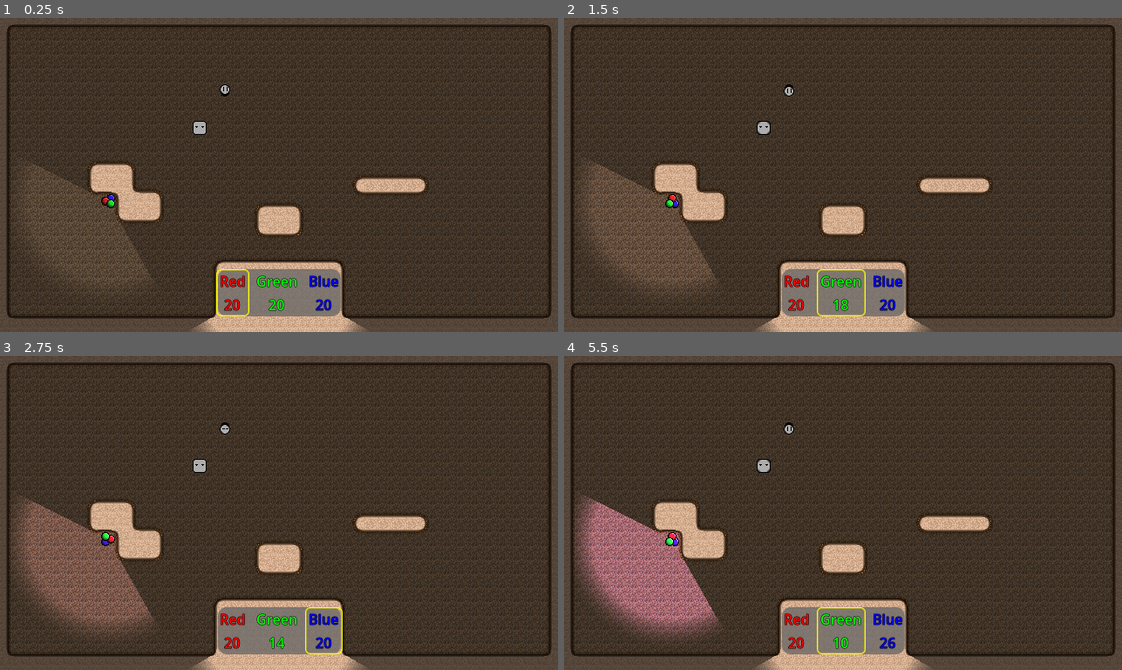
Above: before the commit, frames 1-4 (two rows, left to right).
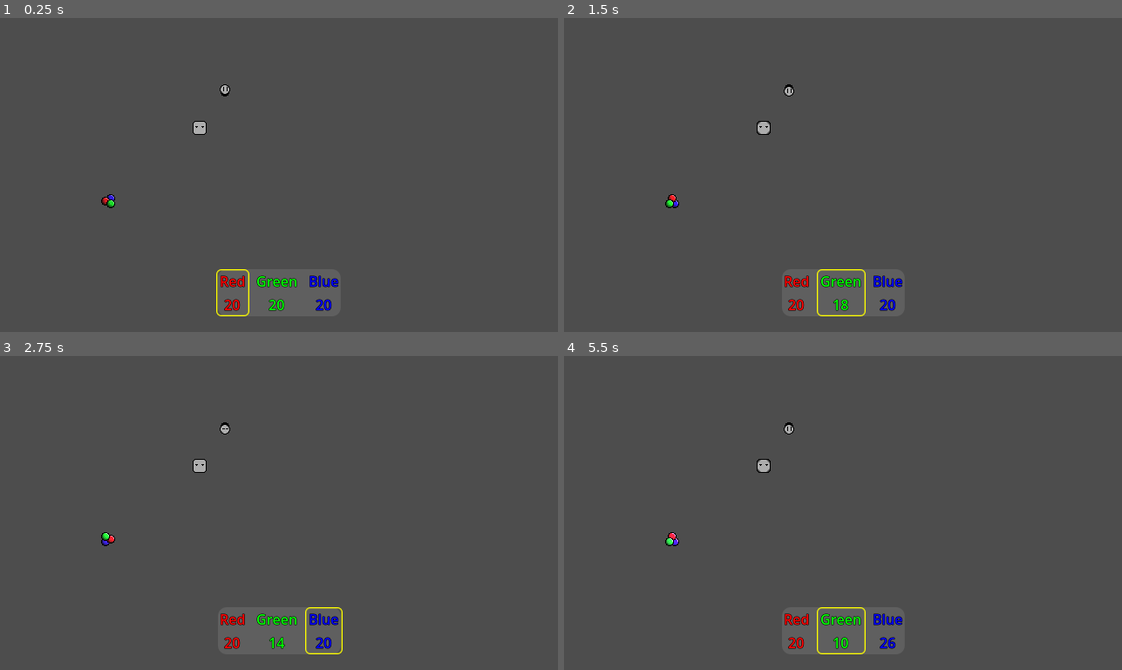
Above: after the commit, the same moments.

Repository: Degenerate-Games/shadows-below
Game: Godot game, scene res://scenes/sprite_Test.tscn
Same seed, same stepped clock (60 frames per second), same inputs: the game is played once before the commit and once after it.
Inputs:
- Up to frame 1 (0.25 s): no input
- Up to frame 2 (1.5 s): hold L (mixing_ui_right) 0.53-1.28 s; hold K (mixing_ui_down) from 1.28 s (still down)
- Up to frame 3 (2.75 s): release K (mixing_ui_down) at 2.03 s; hold L (mixing_ui_right) from 2.03 s (still down)
- Up to frame 4 (5.5 s): tap Enter at 2.75 s; release L (mixing_ui_right) at 2.78 s; hold I (mixing_ui_up) 2.78-3.53 s; hold J (mixing_ui_left) 3.53-5.03 s; hold K (mixing_ui_down) from 5.03 s (still down)

The runs differ from the first frame. In frame 1, 86% of the frame differs, in the area x 0-100%, y 0-100%; in frame 2, 87%; in frame 3, 87%; in frame 4, 88%.

Commit message:
Move tileset into external resource, split walls and floor on tilemap

Diff:
--- a/scenes/sprite_Test.tscn
+++ b/scenes/sprite_Test.tscn
@@ -1,8 +1,8 @@
-[gd_scene load_steps=35 format=3 uid="uid://1vullgdq6euv"]
+[gd_scene load_steps=30 format=3 uid="uid://1vullgdq6euv"]
 
 [ext_resource type="Texture2D" uid="uid://b0u655oc16fjh" path="res://assets/sprites/light1_idle.png" id="2_ju20j"]
 [ext_resource type="Texture2D" uid="uid://bsg68icdrfnn5" path="res://assets/sprites/light2_idle.png" id="3_2oxgm"]
-[ext_resource type="Texture2D" uid="uid://cngkh8xs6yovm" path="res://assets/levels/dirt/dirtLevel_Tilemap.png" id="4_01l63"]
+[ext_resource type="TileSet" uid="uid://ckaqj3x6ln0ft" path="res://assets/levels/dirt/dirt_tileset.tres" id="4_kv3r2"]
 [ext_resource type="PackedScene" uid="uid://rfo2dnxunaxo" path="res://scenes/color_mixing_ui.tscn" id="5_3bj74"]
 [ext_resource type="PackedScene" uid="uid://b0no58d1y44c4" path="res://scenes/player.tscn" id="6_oc0o4"]
 
@@ -134,261 +134,15 @@
 "speed": 8.0
 }]
 
-[sub_resource type="TileMapPattern" id="TileMapPattern_y6k0c"]
-tile_data = PackedInt32Array(0, 0, 0, 65536, 0, 1, 131072, 0, 2, 196608, 65536, 4, 262144, 65536, 4, 1, 65536, 0, 65537, 65536, 1, 131073, 65536, 3, 196609, 65536, 4, 262145, 65536, 4, 2, 65536, 0, 65538, 65536, 1, 131074, 131072, 3, 196610, 0, 1, 262146, 0, 2, 3, 131072, 0, 65539, 131072, 1, 131075, 0, 5, 196611, 65536, 1, 262147, 65536, 2, 4, 65536, 4, 65540, 65536, 4, 131076, 65536, 5, 196612, 65536, 1, 262148, 65536, 2, 5, 65536, 4, 65541, 65536, 4, 131077, 131072, 0, 196613, 131072, 1, 262149, 131072, 2)
-
-[sub_resource type="TileMapPattern" id="TileMapPattern_edbrh"]
-tile_data = PackedInt32Array(0, 0, 0, 65536, 0, 1, 131072, 0, 2, 1, 65536, 0, 65537, 65536, 1, 131073, 65536, 2, 2, 65536, 0, 65538, 65536, 1, 131074, 65536, 2, 3, 131072, 0, 65539, 131072, 1, 131075, 131072, 2)
-
-[sub_resource type="TileMapPattern" id="TileMapPattern_cina8"]
-tile_data = PackedInt32Array(0, 0, 0, 65536, 0, 2, 1, 65536, 0, 65537, 65536, 2, 2, 65536, 0, 65538, 65536, 2, 3, 65536, 0, 65539, 65536, 2, 4, 65536, 0, 65540, 65536, 2, 5, 131072, 0, 65541, 131072, 2)
-
-[sub_resource type="TileSetAtlasSource" id="TileSetAtlasSource_03nk4"]
-texture = ExtResource("4_01l63")
-0:0/0 = 0
-0:0/0/physics_layer_0/linear_velocity = Vector2(0, 0)
-0:0/0/physics_layer_0/angular_velocity = 0.0
-0:0/0/physics_layer_0/polygon_0/points = PackedVector2Array(4, -4, -4, 4, -4, 8, 8, 8, 8, -4)
-1:0/0 = 0
-1:0/0/physics_layer_0/linear_velocity = Vector2(0, 0)
-1:0/0/physics_layer_0/angular_velocity = 0.0
-1:0/0/physics_layer_0/polygon_0/points = PackedVector2Array(0, -4, -8, -4, -8, 8, 8, 8, 8, -4)
-2:0/0 = 0
-2:0/0/physics_layer_0/linear_velocity = Vector2(0, 0)
-2:0/0/physics_layer_0/angular_velocity = 0.0
-2:0/0/physics_layer_0/polygon_0/points = PackedVector2Array(-4, -4, -8, -4, -8, 8, 4, 8, 4, 4)
-3:0/0 = 0
-3:0/0/physics_layer_0/linear_velocity = Vector2(0, 0)
-3:0/0/physics_layer_0/angular_velocity = 0.0
-4:0/0 = 0
-4:0/0/physics_layer_0/linear_velocity = Vector2(0, 0)
-4:0/0/physics_layer_0/angular_velocity = 0.0
-4:0/0/physics_layer_0/polygon_0/points = PackedVector2Array(-4, -4, 8, -4, 8, 4, 4, 4, 4, 8, -4, 8)
-5:0/0 = 0
-5:0/0/physics_layer_0/linear_velocity = Vector2(0, 0)
-5:0/0/physics_layer_0/angular_velocity = 0.0
-5:0/0/physics_layer_0/polygon_0/points = PackedVector2Array(-8, -4, 8, -4, 8, 4, -8, 4)
-6:0/0 = 0
-6:0/0/physics_layer_0/linear_velocity = Vector2(0, 0)
-6:0/0/physics_layer_0/angular_velocity = 0.0
-6:0/0/physics_layer_0/polygon_0/points = PackedVector2Array(-8, -4, 3.93328, -4, 4, 8, -4, 8, -4.11006, 4, -8, 4)
-7:0/0 = 0
-7:0/0/physics_layer_0/linear_velocity = Vector2(0, 0)
-7:0/0/physics_layer_0/angular_velocity = 0.0
-7:0/0/physics_layer_0/polygon_0/points = PackedVector2Array(4, -4, -4, -4, -4, 4, 4, 4)
-0:1/0 = 0
-0:1/0/physics_layer_0/linear_velocity = Vector2(0, 0)
-0:1/0/physics_layer_0/angular_velocity = 0.0
-0:1/0/physics_layer_0/polygon_0/points = PackedVector2Array(-4, -8, -4, 8, 4, 8, 8, 8, 8, -8)
-1:1/0 = 0
-1:1/0/physics_layer_0/linear_velocity = Vector2(0, 0)
-1:1/0/physics_layer_0/angular_velocity = 0.0
-1:1/0/physics_layer_0/polygon_0/points = PackedVector2Array(-8, -8, -8, 8, 8, 8, 8, -8)
-2:1/0 = 0
-2:1/0/physics_layer_0/linear_velocity = Vector2(0, 0)
-2:1/0/physics_layer_0/angular_velocity = 0.0
-2:1/0/physics_layer_0/polygon_0/points = PackedVector2Array(-8, -8, -8, 8, 4, 8, 4, 4, 4, -8)
-3:1/0 = 0
-3:1/0/physics_layer_0/linear_velocity = Vector2(0, 0)
-3:1/0/physics_layer_0/angular_velocity = 0.0
-3:1/0/physics_layer_0/polygon_0/points = PackedVector2Array(4, -4, 0, -5.33333, -4, -4, -5.33333, 0, -4, 4, 0, 5.33333, 4, 4, 5.33333, 0)
-4:1/0 = 0
-4:1/0/physics_layer_0/linear_velocity = Vector2(0, 0)
-4:1/0/physics_layer_0/angular_velocity = 0.0
-4:1/0/physics_layer_0/polygon_0/points = PackedVector2Array(4, -8, -4, -8, -4, 8, 4, 8)
-5:1/0 = 0
-5:1/0/physics_layer_0/linear_velocity = Vector2(0, 0)
-5:1/0/physics_layer_0/angular_velocity = 0.0
-6:1/0 = 0
-6:1/0/physics_layer_0/linear_velocity = Vector2(0, 0)
-6:1/0/physics_layer_0/angular_velocity = 0.0
-6:1/0/physics_layer_0/polygon_0/points = PackedVector2Array(4, -8, -4, -8, -4, 8, 4, 8)
-7:1/0 = 0
-7:1/0/physics_layer_0/linear_velocity = Vector2(0, 0)
-7:1/0/physics_layer_0/angular_velocity = 0.0
-0:2/0 = 0
-0:2/0/physics_layer_0/linear_velocity = Vector2(0, 0)
-0:2/0/physics_layer_0/angular_velocity = 0.0
-0:2/0/physics_layer_0/polygon_0/points = PackedVector2Array(-4, -8, -4, -4, 4, 4, 8, 4, 8, -8)
-1:2/0 = 0
-1:2/0/physics_layer_0/linear_velocity = Vector2(0, 0)
-1:2/0/physics_layer_0/angular_velocity = 0.0
-1:2/0/physics_layer_0/polygon_0/points = PackedVector2Array(-8, -8, -8, 4, 0, 4, 8, 4, 8, -8)
-2:2/0 = 0
-2:2/0/physics_layer_0/linear_velocity = Vector2(0, 0)
-2:2/0/physics_layer_0/angular_velocity = 0.0
-2:2/0/physics_layer_0/polygon_0/points = PackedVector2Array(-8, -8, -8, 4, -4, 4, 4, -4, 4, -8)
-3:2/0 = 0
-3:2/0/physics_layer_0/linear_velocity = Vector2(0, 0)
-3:2/0/physics_layer_0/angular_velocity = 0.0
-4:2/0 = 0
-4:2/0/physics_layer_0/linear_velocity = Vector2(0, 0)
-4:2/0/physics_layer_0/angular_velocity = 0.0
-4:2/0/physics_layer_0/polygon_0/points = PackedVector2Array(-4, -8, 4, -8, 4, -4, 8, -4, 8, 4, -4, 4)
-5:2/0 = 0
-5:2/0/physics_layer_0/linear_velocity = Vector2(0, 0)
-5:2/0/physics_layer_0/angular_velocity = 0.0
-5:2/0/physics_layer_0/polygon_0/points = PackedVector2Array(8, -4, -8, -4, -8, 4, 8, 4)
-6:2/0 = 0
-6:2/0/physics_layer_0/linear_velocity = Vector2(0, 0)
-6:2/0/physics_layer_0/angular_velocity = 0.0
-6:2/0/physics_layer_0/polygon_0/points = PackedVector2Array(4, -8, -4, -8, -4, -4, -8, -4, -8, 4, 4, 4)
-7:2/0 = 0
-7:2/0/physics_layer_0/linear_velocity = Vector2(0, 0)
-7:2/0/physics_layer_0/angular_velocity = 0.0
-0:3/0 = 0
-0:3/0/physics_layer_0/linear_velocity = Vector2(0, 0)
-0:3/0/physics_layer_0/angular_velocity = 0.0
-0:3/0/physics_layer_0/polygon_0/points = PackedVector2Array(-8, -8, -8, 8, 4, 8, 8, 4, 8, -8)
-1:3/0 = 0
-1:3/0/physics_layer_0/linear_velocity = Vector2(0, 0)
-1:3/0/physics_layer_0/angular_velocity = 0.0
-1:3/0/physics_layer_0/polygon_0/points = PackedVector2Array(-8, -8, -8, 4, 8, 4, 8, -8)
-2:3/0 = 0
-2:3/0/physics_layer_0/linear_velocity = Vector2(0, 0)
-2:3/0/physics_layer_0/angular_velocity = 0.0
-2:3/0/physics_layer_0/polygon_0/points = PackedVector2Array(-8, -8, -8, 4, -4, 8, 8, 8, 8, -8)
-3:3/0 = 0
-3:3/0/physics_layer_0/linear_velocity = Vector2(0, 0)
-3:3/0/physics_layer_0/angular_velocity = 0.0
-4:3/0 = 0
-4:3/0/physics_layer_0/linear_velocity = Vector2(0, 0)
-4:3/0/physics_layer_0/angular_velocity = 0.0
-4:3/0/physics_layer_0/polygon_0/points = PackedVector2Array(4, -8, -4, -8, -4, 4, 4, 4)
-5:3/0 = 0
-5:3/0/physics_layer_0/linear_velocity = Vector2(0, 0)
-5:3/0/physics_layer_0/angular_velocity = 0.0
-5:3/0/physics_layer_0/polygon_0/points = PackedVector2Array(4, -4, -4, -4, -4, 8, 4, 8)
-6:3/0 = 0
-6:3/0/physics_layer_0/linear_velocity = Vector2(0, 0)
-6:3/0/physics_layer_0/angular_velocity = 0.0
-6:3/0/physics_layer_0/polygon_0/points = PackedVector2Array(8, -4, -4, -4, -4, 4, 8, 4)
-7:3/0 = 0
-7:3/0/physics_layer_0/linear_velocity = Vector2(0, 0)
-7:3/0/physics_layer_0/angular_velocity = 0.0
-7:3/0/physics_layer_0/polygon_0/points = PackedVector2Array(4, -4, -8, -4, -8, 4, 4, 4)
-0:4/0 = 0
-0:4/0/physics_layer_0/linear_velocity = Vector2(0, 0)
-0:4/0/physics_layer_0/angular_velocity = 0.0
-0:4/0/physics_layer_0/polygon_0/points = PackedVector2Array(-8, -8, -8, 8, 4, 8, 4, -8)
-1:4/0 = 0
-1:4/0/physics_layer_0/linear_velocity = Vector2(0, 0)
-1:4/0/physics_layer_0/angular_velocity = 0.0
-2:4/0 = 0
-2:4/0/physics_layer_0/linear_velocity = Vector2(0, 0)
-2:4/0/physics_layer_0/angular_velocity = 0.0
-2:4/0/physics_layer_0/polygon_0/points = PackedVector2Array(-4, -8, -4, 8, 8, 8, 8, -8)
-3:4/0 = 0
-3:4/0/physics_layer_0/linear_velocity = Vector2(0, 0)
-3:4/0/physics_layer_0/angular_velocity = 0.0
-4:4/0 = 0
-4:4/0/physics_layer_0/linear_velocity = Vector2(0, 0)
-4:4/0/physics_layer_0/angular_velocity = 0.0
-4:4/0/physics_layer_0/polygon_0/points = PackedVector2Array(-8, -4, -4, -4, -4, -8, 4, -8, 4, -4, 8, -4, 8, 4, -8, 4)
-5:4/0 = 0
-5:4/0/physics_layer_0/linear_velocity = Vector2(0, 0)
-5:4/0/physics_layer_0/angular_velocity = 0.0
-5:4/0/physics_layer_0/polygon_0/points = PackedVector2Array(-8, 4, -4, 4, -4, 8, 4, 8, 4, 4, 8, 4, 8, -4, -8, -4)
-6:4/0 = 0
-6:4/0/physics_layer_0/linear_velocity = Vector2(0, 0)
-6:4/0/physics_layer_0/angular_velocity = 0.0
-6:4/0/physics_layer_0/polygon_0/points = PackedVector2Array(4, 8, 4, 4, 8, 4, 8, -4, 4, -4, 4, -8, -4, -8, -4, 8)
-7:4/0 = 0
-7:4/0/physics_layer_0/linear_velocity = Vector2(0, 0)
-7:4/0/physics_layer_0/angular_velocity = 0.0
-7:4/0/physics_layer_0/polygon_0/points = PackedVector2Array(-4, 8, -4, 4, -8, 4, -8, -4, -4, -4, -4, -8, 4, -8, 4, 8)
-0:5/0 = 0
-0:5/0/physics_layer_0/linear_velocity = Vector2(0, 0)
-0:5/0/physics_layer_0/angular_velocity = 0.0
-0:5/0/physics_layer_0/polygon_0/points = PackedVector2Array(-8, -8, -8, 8, 8, 8, 8, -4, 4, -8)
-1:5/0 = 0
-1:5/0/physics_layer_0/linear_velocity = Vector2(0, 0)
-1:5/0/physics_layer_0/angular_velocity = 0.0
-1:5/0/physics_layer_0/polygon_0/points = PackedVector2Array(-8, -4, -8, 8, 8, 8, 8, -4)
-2:5/0 = 0
-2:5/0/physics_layer_0/linear_velocity = Vector2(0, 0)
-2:5/0/physics_layer_0/angular_velocity = 0.0
-2:5/0/physics_layer_0/polygon_0/points = PackedVector2Array(-8, -4, -8, 8, 8, 8, 8, -8, -4, -8)
-3:5/0 = 0
-3:5/0/physics_layer_0/linear_velocity = Vector2(0, 0)
-3:5/0/physics_layer_0/angular_velocity = 0.0
-4:5/0 = 0
-4:5/0/physics_layer_0/linear_velocity = Vector2(0, 0)
-4:5/0/physics_layer_0/angular_velocity = 0.0
-5:5/0 = 0
-5:5/0/physics_layer_0/linear_velocity = Vector2(0, 0)
-5:5/0/physics_layer_0/angular_velocity = 0.0
-6:5/0 = 0
-6:5/0/physics_layer_0/linear_velocity = Vector2(0, 0)
-6:5/0/physics_layer_0/angular_velocity = 0.0
-7:5/0 = 0
-7:5/0/physics_layer_0/linear_velocity = Vector2(0, 0)
-7:5/0/physics_layer_0/angular_velocity = 0.0
-0:6/0 = 0
-0:6/0/physics_layer_0/linear_velocity = Vector2(0, 0)
-0:6/0/physics_layer_0/angular_velocity = 0.0
-1:6/0 = 0
-1:6/0/physics_layer_0/linear_velocity = Vector2(0, 0)
-1:6/0/physics_layer_0/angular_velocity = 0.0
-2:6/0 = 0
-2:6/0/physics_layer_0/linear_velocity = Vector2(0, 0)
-2:6/0/physics_layer_0/angular_velocity = 0.0
-3:6/0 = 0
-3:6/0/physics_layer_0/linear_velocity = Vector2(0, 0)
-3:6/0/physics_layer_0/angular_velocity = 0.0
-4:6/0 = 0
-4:6/0/physics_layer_0/linear_velocity = Vector2(0, 0)
-4:6/0/physics_layer_0/angular_velocity = 0.0
-5:6/0 = 0
-5:6/0/physics_layer_0/linear_velocity = Vector2(0, 0)
-5:6/0/physics_layer_0/angular_velocity = 0.0
-6:6/0 = 0
-6:6/0/physics_layer_0/linear_velocity = Vector2(0, 0)
-6:6/0/physics_layer_0/angular_velocity = 0.0
-7:6/0 = 0
-7:6/0/physics_layer_0/linear_velocity = Vector2(0, 0)
-7:6/0/physics_layer_0/angular_velocity = 0.0
-0:7/0 = 0
-0:7/0/physics_layer_0/linear_velocity = Vector2(0, 0)
-0:7/0/physics_layer_0/angular_velocity = 0.0
-1:7/0 = 0
-1:7/0/physics_layer_0/linear_velocity = Vector2(0, 0)
-1:7/0/physics_layer_0/angular_velocity = 0.0
-2:7/0 = 0
-2:7/0/physics_layer_0/linear_velocity = Vector2(0, 0)
-2:7/0/physics_layer_0/angular_velocity = 0.0
-3:7/0 = 0
-3:7/0/physics_layer_0/linear_velocity = Vector2(0, 0)
-3:7/0/physics_layer_0/angular_velocity = 0.0
-4:7/0 = 0
-4:7/0/physics_layer_0/linear_velocity = Vector2(0, 0)
-4:7/0/physics_layer_0/angular_velocity = 0.0
-5:7/0 = 0
-5:7/0/physics_layer_0/linear_velocity = Vector2(0, 0)
-5:7/0/physics_layer_0/angular_velocity = 0.0
-6:7/0 = 0
-6:7/0/physics_layer_0/linear_velocity = Vector2(0, 0)
-6:7/0/physics_layer_0/angular_velocity = 0.0
-7:7/0 = 0
-7:7/0/physics_layer_0/linear_velocity = Vector2(0, 0)
-7:7/0/physics_layer_0/angular_velocity = 0.0
-
-[sub_resource type="TileSet" id="TileSet_koncn"]
-physics_layer_0/collision_layer = 1
-sources/0 = SubResource("TileSetAtlasSource_03nk4")
-pattern_0 = SubResource("TileMapPattern_y6k0c")
-pattern_1 = SubResource("TileMapPattern_edbrh")
-pattern_2 = SubResource("TileMapPattern_cina8")
-
 [sub_resource type="OccluderPolygon2D" id="OccluderPolygon2D_jm2gm"]
 polygon = PackedVector2Array(414, 182, 482, 182, 488, 185, 490, 190, 490, 194, 488, 199, 482, 202, 414, 202, 408, 199, 406, 194, 406, 189, 408, 185)
 
-[sub_resource type="Gradient" id="Gradient_jr78u"]
+[sub_resource type="Gradient" id="Gradient_8yicg"]
 offsets = PackedFloat32Array(0.506494, 0.688312)
 colors = PackedColorArray(1, 1, 1, 1, 0.329412, 0.329412, 0.329412, 0)
 
 [sub_resource type="GradientTexture2D" id="GradientTexture2D_6shi8"]
-gradient = SubResource("Gradient_jr78u")
+gradient = SubResource("Gradient_8yicg")
 width = 256
 height = 256
 fill = 1
@@ -434,7 +188,7 @@
 
 [node name="TileMap" type="TileMap" parent="."]
 texture_filter = 1
-tile_set = SubResource("TileSet_koncn")
+tile_set = ExtResource("4_kv3r2")
 format = 2
 layer_0/name = "Background"
 layer_0/tile_data = PackedInt32Array(131073, 65536, 4, 196609, 65536, 4, 262145, 65536, 4, 327681, 65536, 4, 393217, 65 …(16547 unchanged characters)…
